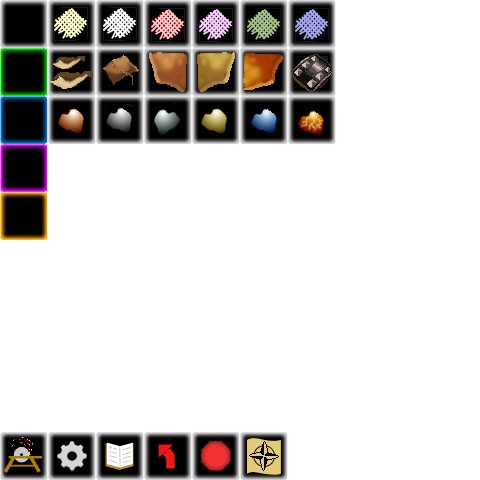
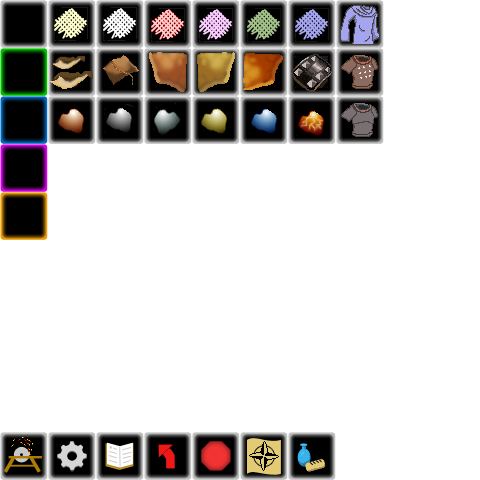
Layer changes from the first w=480, h=480 image to the second:
added group "icons" with 28 layers above "armor" over [288, 432, 336, 480]
added group "icon Rest" with 3 layers in group "icons" over [288, 432, 336, 480]
added layer "Shape 16" in group "icon Rest" over [305, 459, 326, 472]
moved "Layer 18" into group "icon Rest", painted on it over [288, 443, 311, 467]
added layer "Shape 1 copy 29" in group "icon Rest" over [288, 432, 336, 480]
added group "armor" with 10 layers above "crafting" over [336, 0, 384, 144]
added group "ClothArmor" with 3 layers in group "armor" over [336, 0, 384, 48]
added layer "Layer 21" in group "ClothArmor" over [340, 5, 379, 44]
added layer "Shape 1 copy 30" in group "ClothArmor" over [336, 0, 384, 48]
added group "Metal Armor" with 2 layers in group "armor" over [336, 96, 384, 144]
added layer "Layer 20" in group "Metal Armor" over [341, 103, 378, 137]
added layer "Shape 1 copy 31" in group "Metal Armor" over [336, 96, 384, 144]
added group "Leather Armor" with 2 layers in group "armor" over [336, 48, 384, 96]
added layer "Layer 19" in group "Leather Armor" over [341, 55, 378, 89]
added layer "Shape 1 copy 32" in group "Leather Armor" over [336, 48, 384, 96]
